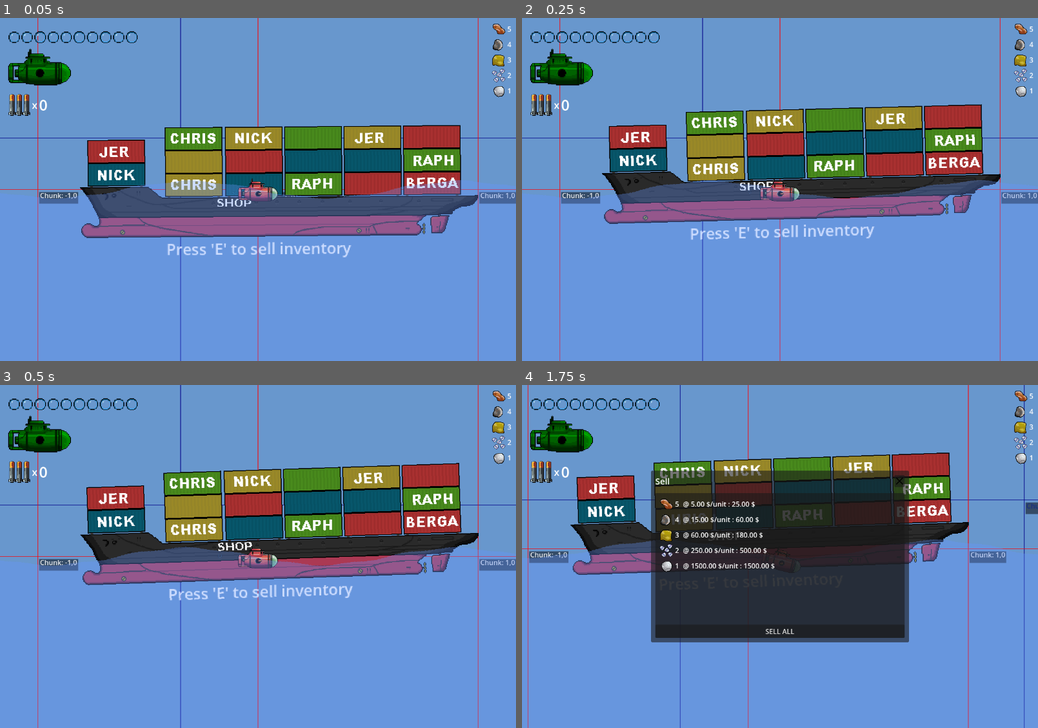
Above: before the commit, frames 1-4 (two rows, left to right).
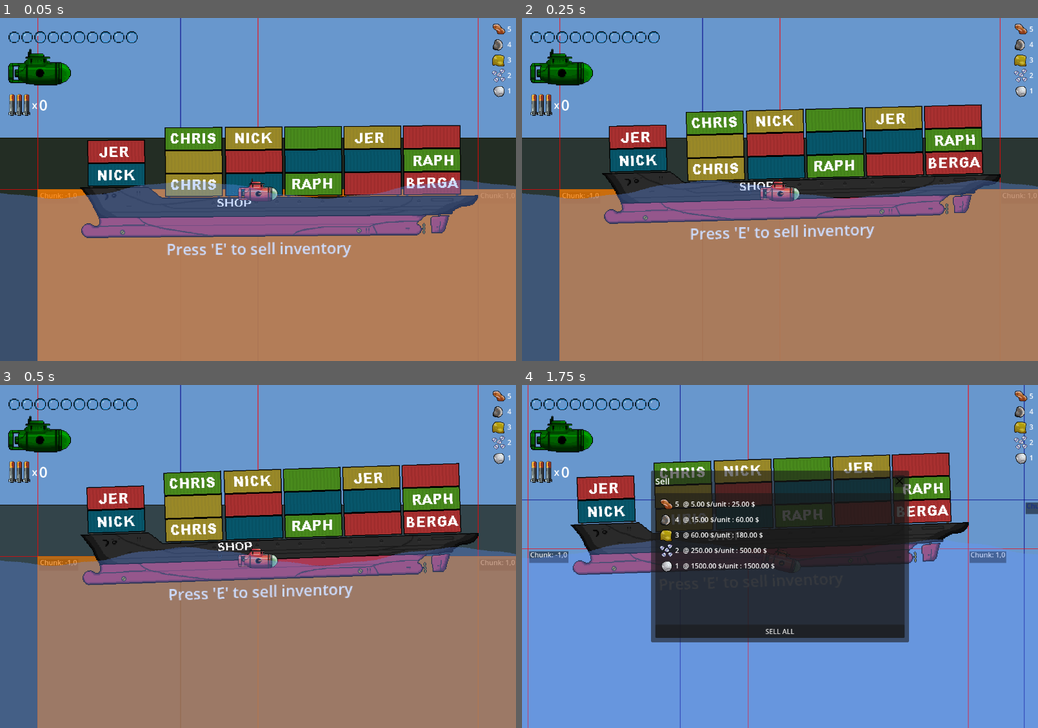
Above: after the commit, the same moments.

Repository: misterbamboo/ld57
Game: Godot game, scene res://MainGame.tscn
Two runs of this game, one before a commit and one after it. Both use one fixed random seed, a clock stepped at 60 frames per second and the inputs below.
Inputs (mouse positions are in pixels of both pictures, inside the frame that each line leads up to):
- Up to frame 1 (0.05 s): no input
- Up to frame 2 (0.25 s): no input
- Up to frame 3 (0.5 s): no input
- Up to frame 4 (1.75 s): tap E at 0.5, 1.25 s; move the mouse to (893, 539) at 0.52 s; hold Right (sub_right) 0.53-1.28 s; tap R at 0.6, 1.55 s; click (893, 539) at 0.67 s; move the mouse to (676, 573) at 1.27 s; hold Down (sub_down) from 1.28 s (still down); click (676, 573) at 1.35 s

The runs differ from the first frame. In frame 1, 46% of the frame differs, in the area x 0-100%, y 34-100%; in frame 2, 49%; in frame 3, 50%; in frame 4, nothing differs.

Commit message:
feat: add chunk cache to avoid recomputing chunks

Diff:
--- a/src/godotproject/MainGame.tscn
+++ b/src/godotproject/MainGame.tscn
@@ -69,6 +69,7 @@
 script = ExtResource("1_3tbxw")
 width = 100
 cell_size = 32
+max_cached_chunks = null
 
 [node name="TileMapRenderer" type="Node2D" parent="Map/MapGenerator"]
 script = ExtResource("7_a6adi")
@@ -142,7 +143,7 @@
 [node name="MapGenerator" type="Node2D" parent="ParallaxBackground/ParallaxLayer"]
 script = ExtResource("1_3tbxw")
 map_layer = 1
-render_distance = null
+max_cached_chunks = null
 metadata/_custom_type_script = "uid://sc7omqwitfjq"
 
 [node name="TileMapRenderer" type="Node2D" parent="ParallaxBackground/ParallaxLayer/MapGenerator"]
--- /dev/null
+++ b/src/godotproject/Map/chunk_cache.gd
@@ -0,0 +1,135 @@
+class_name ChunkCache
+
+# Configurable cache properties
+var max_cached_chunks: int = 100  # Maximum number of chunks to keep in cache
+
+# Cache storage
+var _chunk_data: Dictionary = {}  # Stores actual chunk data
+var _last_accessed: Dictionary = {}  # Stores when each chunk was last accessed
+var _current_player_chunk: Vector2i = Vector2i(0, 0)
+
+# Stats
+var cache_hits: int = 0
+var cache_misses: int = 0
+
+func _init(max_cache_size: int = 100):
+	max_cached_chunks = max_cache_size
+
+# Check if a chunk exists in the cache
+func has_chunk(chunk_x: int, chunk_y: int) -> bool:
+	var key = _make_key(chunk_x, chunk_y)
+	return _chunk_data.has(key)
+
+# Get cached chunk data if it exists
+func get_chunk(chunk_x: int, chunk_y: int):
+	var key = _make_key(chunk_x, chunk_y)
+
+	if _chunk_data.has(key):
+		# Update last accessed time for this chunk
+		_last_accessed[key] = Time.get_ticks_msec()
+		cache_hits += 1
+		return _chunk_data[key]
+
+	cache_misses += 1
+	return null
+
+# Store chunk data in the cache
+func store_chunk(chunk_x: int, chunk_y: int, chunk_data) -> void:
+	var key = _make_key(chunk_x, chunk_y)
+
+	# Store the chunk data
+	_chunk_data[key] = chunk_data
+	_last_accessed[key] = Time.get_ticks_msec()
+
+	# Prune cache if needed
+	if _chunk_data.size() > max_cached_chunks:
+		_prune_cache()
+
+# Set current player chunk for distance-based cleanup
+func set_player_position(chunk_x: int, chunk_y: int) -> void:
+	_current_player_chunk = Vector2i(chunk_x, chunk_y)
+
+# Invalidate (remove) a chunk from the cache
+func invalidate_chunk(chunk_x: int, chunk_y: int) -> void:
+	var key = _make_key(chunk_x, chunk_y)
+	if _chunk_data.has(key):
+		_chunk_data.erase(key)
+		_last_accessed.erase(key)
+
+# Invalidate all chunks in a radius around a specified world position (for explosions)
+func invalidate_chunks_in_radius(world_x: float, world_y: float,
+							     radius: float, chunk_size: int, cell_size: int) -> Array:
+	# Calculate affected chunks
+	var min_chunk_x = floor((world_x - radius) / (chunk_size * cell_size))
+	var max_chunk_x = ceil((world_x + radius) / (chunk_size * cell_size))
+	var min_chunk_y = floor((world_y - radius) / (chunk_size * cell_size))
+	var max_chunk_y = ceil((world_y + radius) / (chunk_size * cell_size))
+
+	# Track which chunks were invalidated for re-generation
+	var invalidated_chunks: Array[Vector2i] = []
+
+	# Invalidate all affected chunks
+	for y in range(min_chunk_y, max_chunk_y + 1):
+		for x in range(min_chunk_x, max_chunk_x + 1):
+			invalidate_chunk(x, y)
+			invalidated_chunks.append(Vector2i(x, y))
+
+	return invalidated_chunks
+
+# Clear entire cache
+func clear_cache() -> void:
+	_chunk_data.clear()
+	_last_accessed.clear()
+	cache_hits = 0
+	cache_misses = 0
+
+# Create a unique key for each chunk
+func _make_key(chunk_x: int, chunk_y: int) -> String:
+	return "%d,%d" % [chunk_x, chunk_y]
+
+# Remove least valuable chunks to stay under max cache size
+func _prune_cache() -> void:
+	# We'll use two strategies combined:
+	# 1. LRU (Least Recently Used)
+	# 2. Distance from player
+
+	# Create scoring for each chunk
+	var scores: Dictionary = {}
+	var current_time = Time.get_ticks_msec()
+
+	for key in _chunk_data.keys():
+		var parts = key.split(",")
+		var x = int(parts[0])
+		var y = int(parts[1])
+
+		# Get time-based score (older = higher score to remove)
+		var time_score = current_time - _last_accessed[key]
+
+		# Get distance-based score
+		var chunk_pos = Vector2i(x, y)
+		var distance = chunk_pos.distance_to(_current_player_chunk)
+		var distance_score = distance * 10000  # Weight distance heavily
+
+		# Combined score
+		scores[key] = time_score + distance_score
+
+	# Sort keys by score (highest first)
+	var keys = _chunk_data.keys()
+	keys.sort_custom(func(a, b): return scores[a] > scores[b])
+
+	# Remove highest scoring chunks until under limit
+	var to_remove = _chunk_data.size() - max_cached_chunks
+	for i in range(to_remove):
+		if i < keys.size():
+			_chunk_data.erase(keys[i])
+			_last_accessed.erase(keys[i])
+
+# Get cache statistics
+func get_stats() -> Dictionary:
+	return {
+		"size": _chunk_data.size(),
+		"max_size": max_cached_chunks,
+		"hits": cache_hits,
+		"misses": cache_misses,
+		"hit_ratio": (float(cache_hits) / (cache_hits + cache_misses)) if (cache_hits + cache_misses) > 0 else 0.0
+	}
--- a/src/godotproject/Map/map_generator.gd
+++ b/src/godotproject/Map/map_generator.gd
@@ -1,5 +1,8 @@
 @tool
 class_name MapGenerator extends Node2D
+
+# Dependencies
+const ChunkCacheScript = preload("res://Map/chunk_cache.gd")
 
 # Configuration
 @export var map_layer: int = 0
@@ -7,6 +10,7 @@
 @export var cell_size: int = 50
 @export var source_id: int = 0
 @export var render_distance: int = 1  # Number of chunks to render around player (1 = 3x3 grid, 2 = 5x5, etc.)
+@export var max_cached_chunks: int = 50  # Maximum number of chunks to keep in cache
 
 # Debug visualization option
 @export var debug_visualization: bool = true
@@ -18,6 +22,9 @@
 var current_center_chunk_x: int = 0
 var current_center_chunk_y: int = 0
 var active_chunks: Dictionary = {}  # Track which chunks are currently loaded
+
+# Chunk cache
+var chunk_cache: ChunkCacheScript
 
 # Core components
 var noise_generator: NoiseGenerator
@@ -50,29 +57,41 @@
 var updated_areas: Array[UpdatedArea] = []
 
 func _ready():
-	randomize()
 	if Engine.is_editor_hint():
 		return
 
+	# Initialize all components
 	initialize_components()
 	connect_signals()
 	build_initial_map()
 
 func initialize_components():
 	# Initialize noise generation system
-	noise_generator = NoiseGenerator.new(5)
+	noise_generator = NoiseGenerator.new()
+	marching_squares = MarchingSquaresGenerator.new(noise_generator)
+
+	# Initialize chunk cache with max size from export variable
+	chunk_cache = null  # Clear any previous instance
+	chunk_cache = ChunkCacheScript.new(max_cached_chunks)
+
+	# Find the renderer and setup noise parameters
+	_find_renderer_node()
 	_setup_default_noise_params()
-	marching_squares = MarchingSquaresGenerator.new(noise_generator)
-
-	# Find the required renderer node
-	_find_renderer_node()
 
 func connect_signals():
-	ExplosionMap.on_explosion.connect(addExplosionAt)
-	EventBus.register(LoadMapChunkEvent.event_name, _on_load_map_chunk_event)
+	# Connect to event bus for chunk loading events
+	EventBus.register(LoadMapChunkEvent.event_name, self._on_load_map_chunk_event)
+
+	# Restore explosion connection if it was previously used
+	if ExplosionMap.has_method("on_explosion"):
+		ExplosionMap.on_explosion.connect(addExplosionAt)
 
 func build_initial_map():
-	build(0, 16, 0, 16)
+	# Only build initial map if not in editor
+	if not Engine.is_editor_hint() and renderer != null:
+		# Build the initial chunk around origin
+		var initial_chunks = get_chunks_in_render_distance(0, 0)
+		update_active_chunks(initial_chunks)
 
 func _process(delta):
 	# Handle debug visualization updates
@@ -150,9 +169,12 @@
 		border_color.a = min(1.0, area.color.a * 1.5)  # Make border more visible
 		draw_rect(Rect2(rect_pos, rect_size), border_color, false, 2.0)
 
-func add_updated_area_debug(area_x_from: int, area_x_to: int, area_y_from: int, area_y_to: int):
-	updated_areas.append(UpdatedArea.new(area_x_from, area_x_to, area_y_from, area_y_to, 1.5))
+func add_updated_area_debug(area_x_from: int, area_x_to: int, area_y_from: int, area_y_to: int) -> UpdatedArea:
+	var area = UpdatedArea.new(area_x_from, area_x_to, area_y_from, area_y_to, 1.5)
+	area.color = Color(1, 0.5, 0, 0.2)  # Default color (orange)
+	updated_areas.append(area)
 	queue_redraw()
+	return area
 
 func addExplosionAt(pos: Vector2, radius: float) -> void:
 	if renderer == null:
@@ -189,11 +211,193 @@
 	current_center_chunk_x = center_chunk_x
 	current_center_chunk_y = center_chunk_y
 
+	# Update the player position in the cache for distance-based pruning
+	# The API is now: set_player_position(chunk_x, chunk_y)
+	chunk_cache.set_player_position(center_chunk_x, center_chunk_y)
+
 	# Calculate which chunks should be active based on render distance
 	var chunks_to_load = get_chunks_in_render_distance(center_chunk_x, center_chunk_y)
 
 	# Determine which chunks to load and which to unload
 	update_active_chunks(chunks_to_load)
+
+# Load a single chunk at the given coordinates, using cache when available
+func load_chunk(chunk_x: int, chunk_y: int):
+	# Convert chunk coordinates to tile coordinates
+	var x_from = chunk_x * CHUNK_SIZE
+	var x_to = x_from + CHUNK_SIZE
+	var y_from = chunk_y * CHUNK_SIZE
+	var y_to = y_from + CHUNK_SIZE
+
+	# Check if this chunk is already in the cache
+	# The API is now: has_chunk(chunk_x, chunk_y)
+	if chunk_cache.has_chunk(chunk_x, chunk_y):
+		# The API is now: get_chunk(chunk_x, chunk_y)
+		var cached_data = chunk_cache.get_chunk(chunk_x, chunk_y)
+
+		# Apply cached data directly to renderer
+		if renderer != null:
+			renderer.apply_cached_chunk(cached_data, x_from, y_from)
+
+		# Debug visualization can still be shown for cached chunks
+		if debug_visualization:
+			var area = add_updated_area_debug(x_from, x_to, y_from, y_to)
+			area.color = Color(0, 1, 0, 0.2)  # Green tint to indicate cached chunk
+	else:
+		# Generate the chunk
+		var chunk_data = generate_chunk_data(x_from, x_to, y_from, y_to)
+
+		# Store in cache
+		# The API is now: store_chunk(chunk_x, chunk_y, chunk_data)
+		chunk_cache.store_chunk(chunk_x, chunk_y, chunk_data)
+
+		# Apply data to renderer
+		if renderer != null and chunk_data != null:
+			renderer.apply_cached_chunk(chunk_data, x_from, y_from)
+
+		# Debug visualization for newly generated chunks
+		if debug_visualization:
+			var area = add_updated_area_debug(x_from, x_to, y_from, y_to)
+			area.color = Color(1, 0.5, 0, 0.2)  # Orange tint to indicate newly generated chunk
+
+# Generate chunk data without rendering
+func generate_chunk_data(x_from: int, x_to: int, y_from: int, y_to: int):
+	if Engine.is_editor_hint() or renderer == null:
+		return null
+
+	# Create chunk data (this could be tile indices, or whatever data your renderer needs)
+	var chunk_data = []
+
+	# Generate tile data for each position in the chunk
+	for y in range(y_from, y_to):
+		var row = []
+		for x in range(x_from, x_to):
+			var square_value = marching_squares.get_square_value(x, y)
+			row.append(square_value)
+		chunk_data.append(row)
+
+	return chunk_data
+
+# The build method now just applies already generated data to the renderer
+func build(x_from: int, x_to: int, y_from: int, y_to: int):
+	if Engine.is_editor_hint() or renderer == null:
+		return
+
+	# Generate tile data for chunk
+	var chunk_data = generate_chunk_data(x_from, x_to, y_from, y_to)
+
+	# Apply to renderer
+	if chunk_data != null:
+		renderer.render_map(marching_squares, x_from, x_to, y_from, y_to)
+
+func get_chunk_coordinates_at_world_position(world_pos: Vector2) -> Vector2:
+	var tile_x = int(world_pos.x / cell_size)
+	var tile_y = int(world_pos.y / cell_size)
+
+	var chunk_x = floor(float(tile_x) / CHUNK_SIZE)
+	var chunk_y = floor(float(tile_y) / CHUNK_SIZE)
+
+	return Vector2(chunk_x, chunk_y)
+
+func _find_renderer_node():
+	renderer = null
+	var renderer_count = 0
+
+	for child in get_children():
+		if child is MapRenderer:
+			renderer_count += 1
+			if renderer == null:
+				renderer = child
+
+	if renderer == null:
+		push_error("MapGenerator requires a MapRenderer child node")
+		printerr("MapGenerator requires a MapRenderer child node")
+
+	if renderer_count > 1:
+		push_warning("MapGenerator found multiple renderer nodes. Only the first one will be used.")
+
+func _setup_default_noise_params():
+	pass
+
+func _input(event):
+	if Engine.is_editor_hint():
+		return
+
+	if event is InputEventKey and event.pressed and event.keycode == KEY_R:
+		build(0, 16, 0, 16)
+
+func _get_configuration_warnings():
+	var warnings = []
+
+	var has_renderer = false
+	var renderer_count = 0
+
+	for child in get_children():
+		if child is MapRenderer:
+			has_renderer = true
+			renderer_count += 1
+
+	if not has_renderer:
+		warnings.append("MapGenerator requires a MapRenderer child node")
+
+	if renderer_count > 1:
+		warnings.append("MapGenerator has multiple renderer nodes. Only the first one will be used.")
+
+	return warnings
+
+func _draw_chunk_seams(top_left: Vector2, bottom_right: Vector2, rows_in_chunk: float, cols_in_chunk: float, cell_size_px: float, color: Color):
+	var chunk_height = rows_in_chunk * cell_size_px
+	var chunk_width = cols_in_chunk * cell_size_px
+
+	# Calculate visible chunk range
+	var top_left_chunk = get_chunk_coordinates_at_world_position(top_left)
+	var bottom_right_chunk = get_chunk_coordinates_at_world_position(bottom_right)
+
+	# Expand range to ensure all visible chunks are shown
+	var min_chunk_x = int(top_left_chunk.x) - 1
+	var max_chunk_x = int(bottom_right_chunk.x) + 1
+	var min_chunk_y = int(top_left_chunk.y) - 1
+	var max_chunk_y = int(bottom_right_chunk.y) + 1
+
+	# Draw horizontal grid lines
+	for chunk_y in range(min_chunk_y, max_chunk_y + 1):
+		var y_world = chunk_y * chunk_height
+		draw_line(
+			Vector2(min_chunk_x * chunk_width - 1000, y_world),
+			Vector2(max_chunk_x * chunk_width + 1000, y_world),
+			color, 2.0
+		)
+
+	# Draw vertical grid lines
+	for chunk_x in range(min_chunk_x, max_chunk_x + 1):
+		var x_world = chunk_x * chunk_width
+		draw_line(
+			Vector2(x_world, min_chunk_y * chunk_height - 1000),
+			Vector2(x_world, max_chunk_y * chunk_height + 1000),
+			color, 2.0
+		)
+
+	# Draw chunk coordinate labels
+	draw_chunk_labels(min_chunk_x, max_chunk_x, min_chunk_y, max_chunk_y, chunk_width, chunk_height)
+
+func draw_chunk_labels(min_x: int, max_x: int, min_y: int, max_y: int, chunk_width: float, chunk_height: float):
+	for chunk_y in range(min_y, max_y + 1):
+		for chunk_x in range(min_x, max_x + 1):
+			var x_world = chunk_x * chunk_width
+			var y_world = chunk_y * chunk_height
+			var label_position = Vector2(x_world + 5, y_world + 20)
+
+			# Draw text background for better visibility
+			var text = "Chunk: %d,%d" % [chunk_x, chunk_y]
+			var font = ThemeDB.fallback_font
+			var text_size = font.get_string_size(text, HORIZONTAL_ALIGNMENT_LEFT, -1, 16)
+			draw_rect(
+				Rect2(label_position.x - 2, label_position.y - 14, text_size.x + 4, text_size.y + 4),
+				Color(0, 0, 0, 0.5)
+			)
+
+			# Draw the coordinate text
+			draw_string(font, label_position, text, HORIZONTAL_ALIGNMENT_LEFT, -1, 16, Color(1, 1, 1, 0.9))
 
 func get_chunks_in_render_distance(center_x: int, center_y: int) -> Dictionary:
 	var chunks_dict = {}
@@ -247,129 +451,3 @@
 			var y_from = chunk_pos.y * CHUNK_SIZE
 			var y_to = y_from + CHUNK_SIZE
 			add_updated_area_debug(x_from, x_to, y_from, y_to)
-
-func load_chunk(chunk_x: int, chunk_y: int):
-	# Convert chunk coordinates to tile coordinates
-	var x_from = chunk_x * CHUNK_SIZE
-	var x_to = x_from + CHUNK_SIZE
-	var y_from = chunk_y * CHUNK_SIZE
-	var y_to = y_from + CHUNK_SIZE
-
-	# Generate the chunk
-	build(x_from, x_to, y_from, y_to)
-
-func build(x_from: int, x_to: int, y_from: int, y_to: int):
-	if Engine.is_editor_hint() or renderer == null:
-		return
-
-	# Generate map with the renderer
-	renderer.render_map(marching_squares, x_from, x_to, y_from, y_to)
-
-func get_chunk_coordinates_at_world_position(world_pos: Vector2) -> Vector2:
-	var tile_x = int(world_pos.x / cell_size)
-	var tile_y = int(world_pos.y / cell_size)
-
-	var chunk_x = floor(float(tile_x) / CHUNK_SIZE)
-	var chunk_y = floor(float(tile_y) / CHUNK_SIZE)
-
-	return Vector2(chunk_x, chunk_y)
-
-func _find_renderer_node():
-	renderer = null
-	var renderer_count = 0
-
-	for child in get_children():
-		if child is MapRenderer:
-			renderer_count += 1
-			if renderer == null:
-				renderer = child
-
-	if renderer == null:
-		push_error("MapGenerator requires a MapRenderer child node")
-		printerr("MapGenerator requires a MapRenderer child node")
-
-	if renderer_count > 1:
-		push_warning("MapGenerator found multiple renderer nodes. Only the first one will be used.")
-
-func _setup_default_noise_params():
-	pass
-
-func _input(event):
-	if Engine.is_editor_hint():
-		return
-
-	if event is InputEventKey and event.pressed and event.keycode == KEY_R:
-		build(0, 16, 0, 16)
-
-func _get_configuration_warnings():
-	var warnings = []
-
-	var has_renderer = false
-	var renderer_count = 0
-
-	for child in get_children():
-		if child is MapRenderer:
-			has_renderer = true
-			renderer_count += 1
-
-	if not has_renderer:
-		warnings.append("MapGenerator requires a MapRenderer child node")
-
-	if renderer_count > 1:
-		warnings.append("MapGenerator has multiple renderer nodes. Only the first one will be used.")
-
-	return warnings
-
-func _draw_chunk_seams(top_left: Vector2, bottom_right: Vector2, rows_in_chunk: float, cols_in_chunk: float, cell_size_px: float, color: Color):
-	var chunk_height = rows_in_chunk * cell_size_px
-	var chunk_width = cols_in_chunk * cell_size_px
-
-	# Calculate visible chunk range
-	var top_left_chunk = get_chunk_coordinates_at_world_position(top_left)
-	var bottom_right_chunk = get_chunk_coordinates_at_world_position(bottom_right)
-
-	# Expand range to ensure all visible chunks are shown
-	var min_chunk_x = int(top_left_chunk.x) - 1
-	var max_chunk_x = int(bottom_right_chunk.x) + 1
-	var min_chunk_y = int(top_left_chunk.y) - 1
-	var max_chunk_y = int(bottom_right_chunk.y) + 1
-
-	# Draw horizontal grid lines
-	for chunk_y in range(min_chunk_y, max_chunk_y + 1):
-		var y_world = chunk_y * chunk_height
-		draw_line(
-			Vector2(min_chunk_x * chunk_width - 1000, y_world),
-			Vector2(max_chunk_x * chunk_width + 1000, y_world),
-			color, 2.0
-		)
-
-	# Draw vertical grid lines
-	for chunk_x in range(min_chunk_x, max_chunk_x + 1):
-		var x_world = chunk_x * chunk_width
-		draw_line(
-			Vector2(x_world, min_chunk_y * chunk_height - 1000),
-			Vector2(x_world, max_chunk_y * chunk_height + 1000),
-			color, 2.0
-		)
-
-	# Draw chunk coordinate labels
-	draw_chunk_labels(min_chunk_x, max_chunk_x, min_chunk_y, max_chunk_y, chunk_width, chunk_height)
-
-func draw_chunk_labels(min_x: int, max_x: int, min_y: int, max_y: int, chunk_width: float, chunk_height: float):
-	for chunk_y in range(min_y, max_y + 1):
-		for chunk_x in range(min_x, max_x + 1):
-			var x_world = chunk_x * chunk_width
-			var y_world = chunk_y * chunk_height
-			var label_position = Vector2(x_world + 5, y_world + 20)
-
-			# Draw text background for better visibility
-			var text = "Chunk: %d,%d" % [chunk_x, chunk_y]
-			var font = ThemeDB.fallback_font
-			var text_size = font.get_string_size(text, HORIZONTAL_ALIGNMENT_LEFT, -1, 16)
-			draw_rect(
-				Rect2(label_position.x - 2, label_position.y - 14, text_size.x + 4, text_size.y + 4),
-				Color(0, 0, 0, 0.5)
-			)
-
-			# Draw the coordinate text
-			draw_string(font, label_position, text, HORIZONTAL_ALIGNMENT_LEFT, -1, 16, Color(1, 1, 1, 0.9))
--- a/src/godotproject/Map/map_renderer.gd
+++ b/src/godotproject/Map/map_renderer.gd
@@ -3,3 +3,7 @@
 # Function signature for 2D map generation
 func render_map(_square_generator: MarchingSquaresGenerator, _x_from: int, _x_to: int, _y_from: int, _y_to: int):
 	pass # Abstract method
+
+# Function to apply pre-cached chunk data
+func apply_cached_chunk(_chunk_data, _x_from: int, _y_from: int):
+	pass # Abstract method - to be implemented by subclasses
--- a/src/godotproject/Map/polygon_renderer.gd
+++ b/src/godotproject/Map/polygon_renderer.gd
@@ -68,3 +68,38 @@
 func hide_all():
     for poly in polygon_pool:
         poly.visible = false
+
+# Implementation of applying cached chunk data
+func apply_cached_chunk(chunk_data, x_from: int, y_from: int):
+    if Engine.is_editor_hint() or chunk_data == null:
+        return
+
+    # Reset the polygon index and clear existing polygons
+    polygon_index = 0
+    for poly in polygon_pool:
+        poly.visible = false
+
+    # Apply the cached tile data
+    for y_offset in range(chunk_data.size()):
+        var y = y_from + y_offset
+        var row = chunk_data[y_offset]
+
+        for x_offset in range(row.size()):
+            var x = x_from + x_offset
+            var square_type = row[x_offset]
+
+            if square_type == 0:
+                continue
+
+            # Get or create a polygon for this cell
+            var polygon = _get_next_polygon()
+            polygon.visible = true
+
+            # Calculate polygon vertices based on cell position
+            var vertices = PackedVector2Array()
+            vertices.append(Vector2(x * cell_size, y * cell_size))
+            vertices.append(Vector2((x + 1) * cell_size, y * cell_size))
+            vertices.append(Vector2((x + 1) * cell_size, (y + 1) * cell_size))
+            vertices.append(Vector2(x * cell_size, (y + 1) * cell_size))
+
+            polygon.polygon = vertices
--- a/src/godotproject/Map/tile_map_renderer.gd
+++ b/src/godotproject/Map/tile_map_renderer.gd
@@ -57,6 +57,40 @@
 			# Corrected method call for erase_cell
 			tile_map_layer.erase_cell(Vector2i(x, y))
 
+func apply_cached_chunk(chunk_data, x_from: int, y_from: int):
+	if Engine.is_editor_hint() or tile_map_layer == null or chunk_data == null:
+		return
+
+	# Calculate the x_to and y_to based on chunk data dimensions
+	var y_to = y_from + chunk_data.size()
+	var x_to = x_from + (chunk_data[0].size() if chunk_data.size() > 0 else 0)
+
+	# Clear the area first
+	clear_tiles(x_from, x_to, y_from, y_to)
+
+	# Apply the cached tile data
+	for y_offset in range(chunk_data.size()):
+		var y = y_from + y_offset
+		var row = chunk_data[y_offset]
+
+		for x_offset in range(row.size()):
+			var x = x_from + x_offset
+			var square_type = row[x_offset]
+
+			if square_type == 0:
+				continue
+
+			var tile_x = square_type % 8
+			# Using floored division to avoid decimal truncation warning
+			var tile_y = square_type / 8
+
+			# Set the cell with correct parameter order for Godot TileMap
+			tile_map_layer.set_cell(
+				Vector2i(x, y), # Cell coordinates
+				source_id,      # Atlas source ID
+				Vector2i(tile_x, tile_y)  # Atlas coordinates
+			)
+
 func _get_configuration_warnings():
 	var warnings = []
 
Not shown: 2 places in src/godotproject/MainGame.tscn that only renumber resources
Not shown, added: src/godotproject/Map/chunk_cache.gd.uid
Not shown: 1 places in src/godotproject/Submarine/submarine.tscn that only renumber resources
